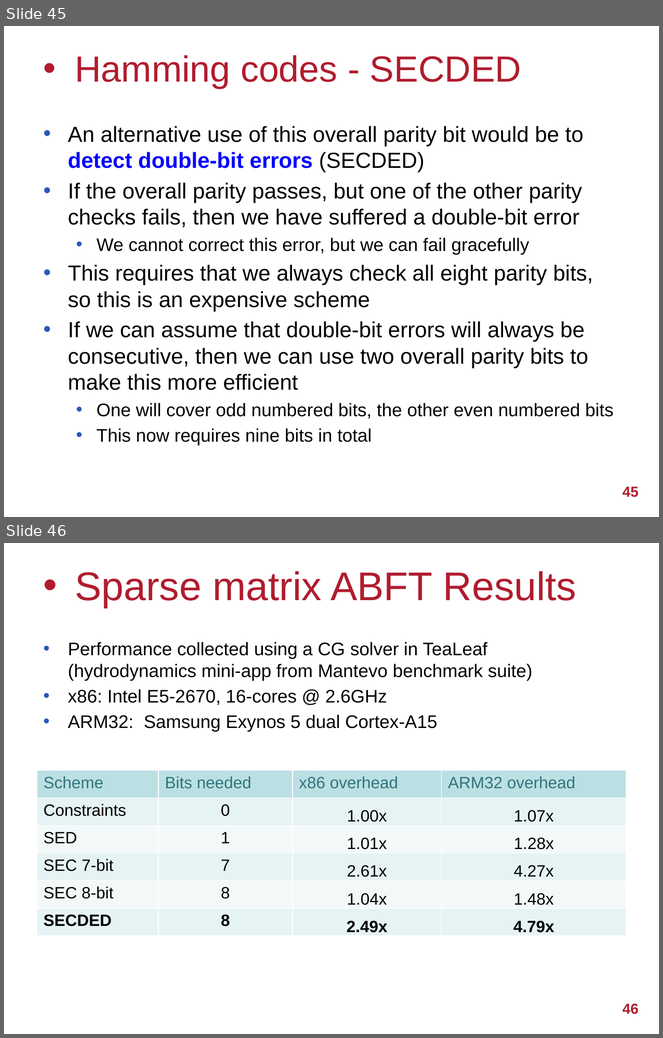
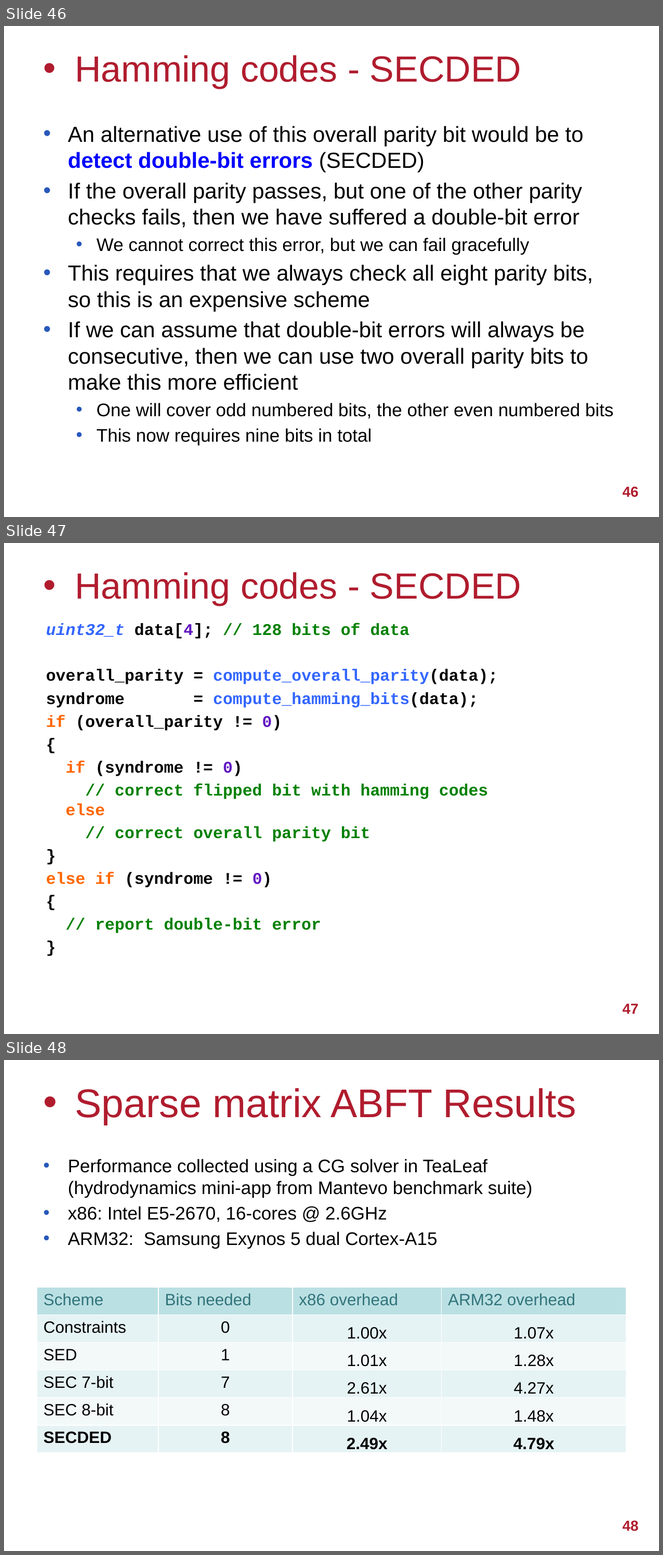
Before and after one commit to UoB-HPC/abft-training, a slide deck: sparse-abft.pptx. Shown one above the other, each under a label of ours: slides 45 and 46 before the commit, slides 46, 47 and 48 after it. The pictures are 663x1038 and 663x1555 pixels, drawn with LibreOffice and Linux fonts; fonts in the diff are those of the drawing; background and template pictures are left out. Boxes give left, top, right and bottom in pixels: in the first picture for what was removed or moved away, otherwise in the second. Text is boxed around its words. In the diff, an @@ line names an element or a change of style, - is before the commit and + after.

Commit message:
Add example code for SEC8 and SECDED schemes

```diff
--- a/sparse-abft.pptx
+++ b/sparse-abft.pptx
@@ slide 47 added at <box>4,543,659,1034</box>, background #FFFFFF @@
@@ title added at <box>75,572,521,605</box>, 40 pt, text #B01C2E @@
+• Hamming codes - SECDED
@@ text added at <box>46,624,498,934</box>, 18 pt, text #008000, bold @@
+uint32_t data[4]; // 128 bits of data
+overall_parity = compute_overall_parity(data);
+syndrome = compute_hamming_bits(data);
+if (overall_parity != 0)
+{
+if (syndrome != 0)
+// correct flipped bit with hamming codes
+else
+// correct overall parity bit
+}
+else if (syndrome != 0)
+{
+// report double-bit error
+}
@@ page number added at <box>623,1004,639,1014</box>, 16 pt, text #B01C2E, bold @@
+47
@@ what was slide 45 is now slide 46 @@
@@ page number at <box>623,487,639,498</box>: text changed @@
-45
+46
@@ what was slide 46 is now slide 48 @@
@@ page number at <box>623,1521,639,1532</box>: text changed @@
-46
+48
```
Also in this commit, not shown: 4 slides changed, 1 other slide added.
